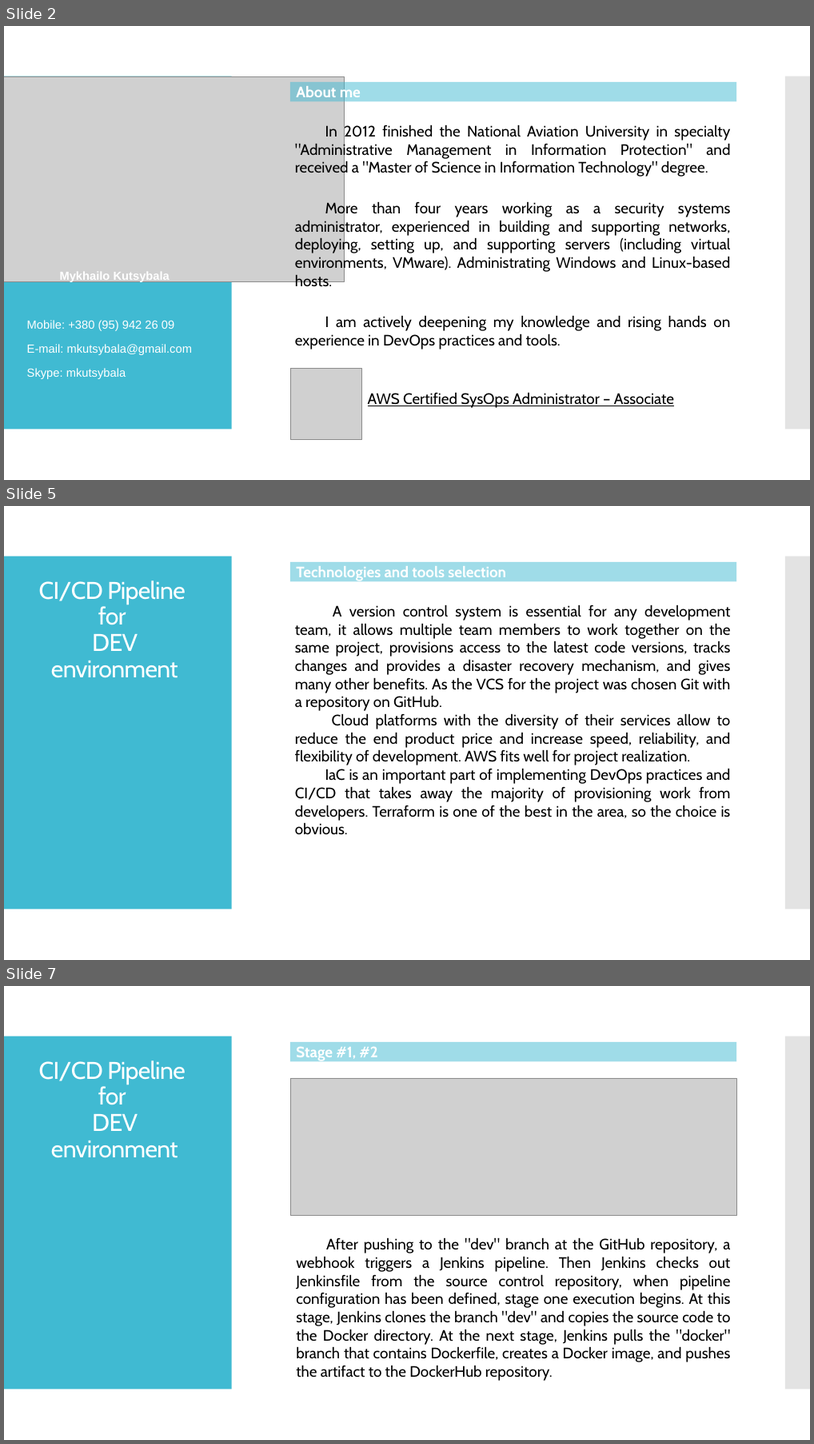
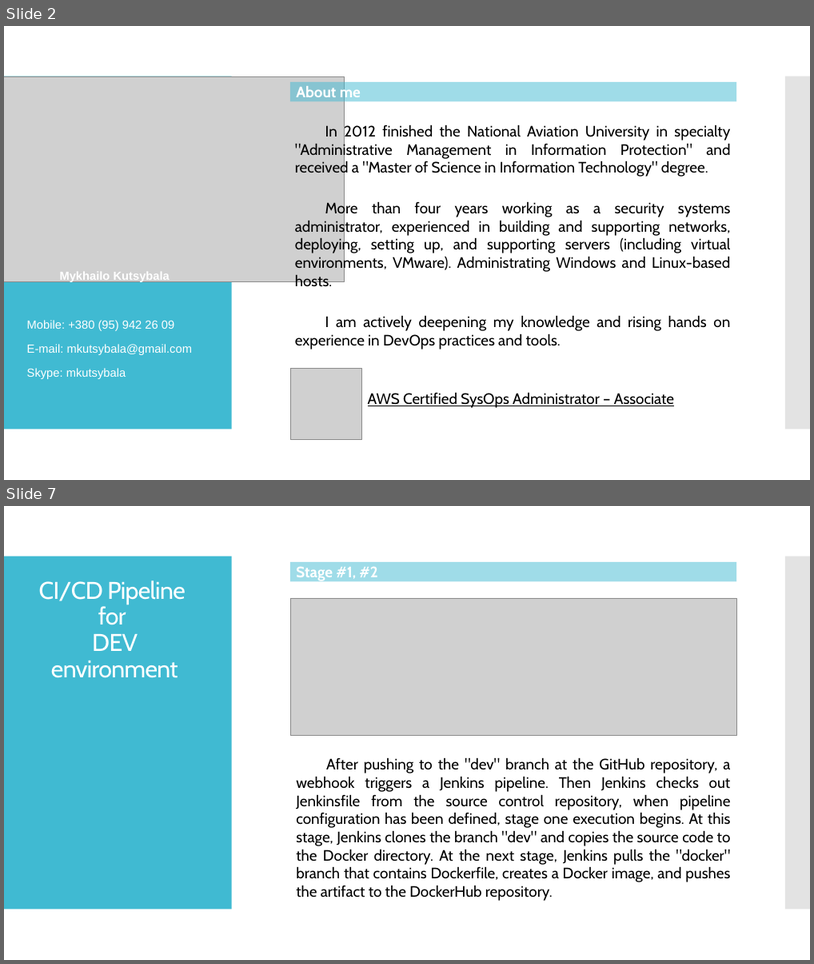
Before and after one commit to mkutsybala/EPAM-Project-v3, a slide deck: FinalProject_MykhailoKutsybala.pptx. Shown one above the other, each under a label of ours: slides 2, 5 and 7 before the commit, slides 2 and 7 after it; the slides between them are not shown. The pictures are 814x1444 and 814x964 pixels, drawn with LibreOffice and Linux fonts; fonts in the diff are those of the drawing; grey boxes stand for pictures. Boxes give left, top, right and bottom in pixels: in the first picture for what was removed or moved away, otherwise in the second. Text is boxed around its words. In the diff, an @@ line names an element or a change of style, - is before the commit and + after.

```diff
--- a/FinalProject_MykhailoKutsybala.pptx
+++ b/FinalProject_MykhailoKutsybala.pptx
@@ slide 5 removed at [4, 506, 810, 960], background #FFFFFF; not listed: 2 template elements that a slide beside it also shows @@
@@ rectangle removed at [290, 562, 737, 582] @@
-Technologies and tools selection
@@ title removed at [39, 580, 185, 678] @@
-CI/CD Pipeline
-for
-DEV environment
@@ text removed at [295, 604, 731, 834] @@
-A version control system is essential for any development team, it allows multiple team members to work together on the same project, provisions access to the latest code versions, tracks changes and provides a disaster recovery mechanism, and gives many other benefits. As the VCS for the project was chosen Git with a repository on GitHub.
-Cloud platforms with the diversity of their services allow to reduce the end product price and increase speed, reliability, and flexibility of development. AWS fits well for project realization.
-IaC is an important part of implementing DevOps practices and CI/CD that takes away the majority of provisioning work from developers. Terraform is one of the best in the area, so the choice is obvious.
```
Also in this commit, not shown: 5 slides changed, 1 slide added.
